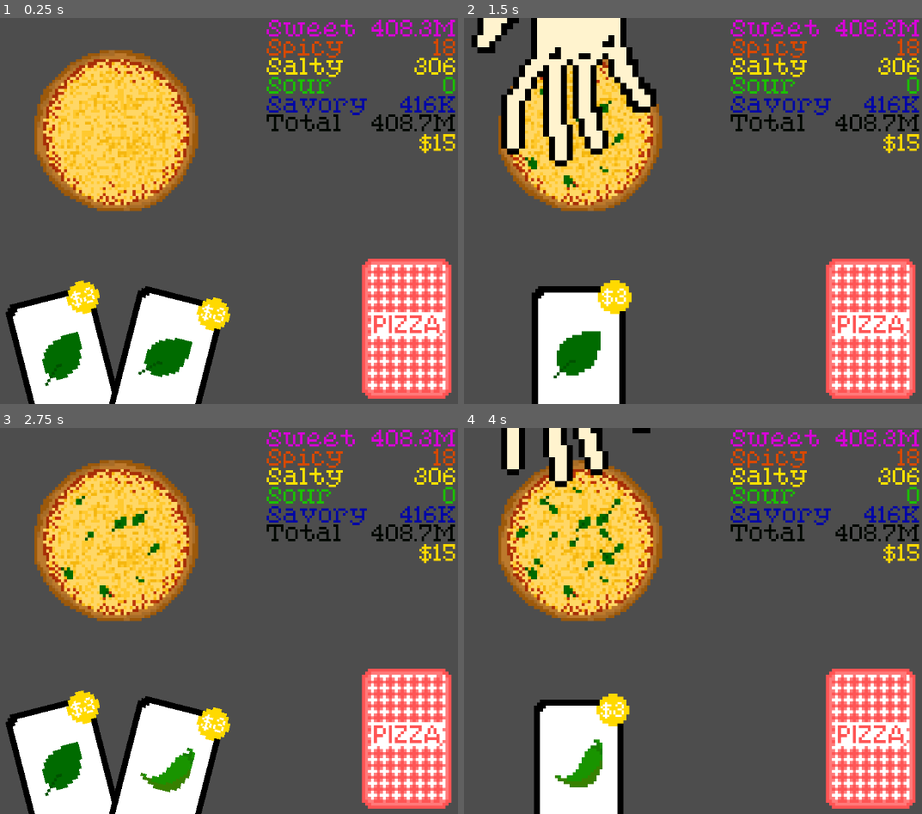
Above: before the commit, frames 1-4 (two rows, left to right).
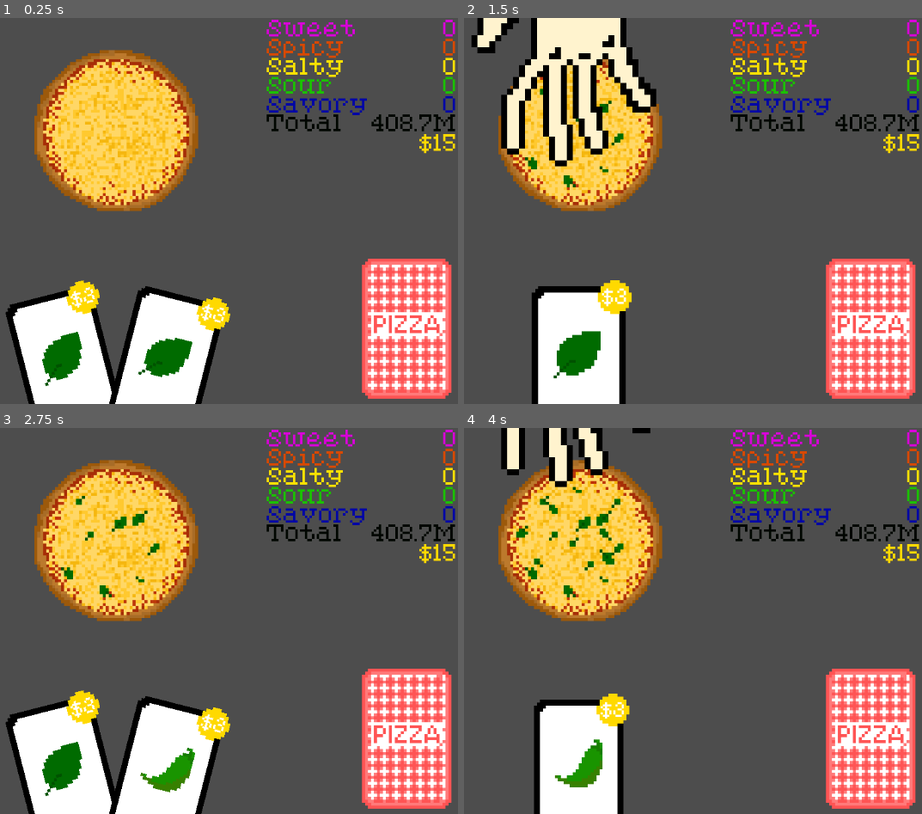
Above: after the commit, the same moments.

Repository: bstrong5923/Pizzatro
Game: Godot game, scene res://Scenes/Game.tscn
Two runs of this game, one before a commit and one after it. Both use one fixed random seed, a clock stepped at 60 frames per second and the inputs below.
Inputs (mouse positions are in pixels of both pictures, inside the frame that each line leads up to):
- Up to frame 1 (0.25 s): no input
- Up to frame 2 (1.5 s): tap Enter at 0.5 s; move the mouse to (528, 361) at 0.52 s; click (528, 361) at 0.67 s; move the mouse to (578, 357) at 1.27 s; click (578, 357) at 1.42 s
- Up to frame 3 (2.75 s): move the mouse to (403, 736) at 2.02 s; click (403, 736) at 2.17 s
- Up to frame 4 (4 s): tap Space at 2.75 s; move the mouse to (546, 698) at 2.77 s; click (546, 698) at 2.92 s; move the mouse to (784, 678) at 3.52 s; click (784, 678) at 3.67 s

The runs differ from the first frame. In frame 1, 0.8% of the frame differs, in the area x 81-100%, y 0-25%; in frame 2, 0.8%; in frame 3, 0.8%; in frame 4, 0.8%.

Commit message:
test changes

Diff:
--- a/Scenes/card_function.gd
+++ b/Scenes/card_function.gd
@@ -16,10 +16,10 @@
 
 # index of different flavors
 # 0 = sweet
-# 1 = savory
-# 2 = sour
-# 3 = spicy
-# 4 = salty
+# 1 = spicy
+# 2 = salty
+# 3 = sour
+# 4 = savory
 
 
 func set_card(i):
@@ -29,8 +29,8 @@
 
 	# pepperoni
 	if this_card == 0:
-		scor.add_points(3, 1)
-		#Score.add_points(2, 4)
+		scor.add_points(3, 2)
+		scor.add_points(2, 4)
 
 	# pineapple
 	if this_card == 1:
--- a/Scenes/money_and_points.tscn
+++ b/Scenes/money_and_points.tscn
@@ -39,7 +39,7 @@
 theme_override_colors/font_color = Color(0.8509804, 0, 0.8509804, 1)
 theme_override_fonts/font = ExtResource("1_534sb")
 theme_override_font_sizes/font_size = 36
-text = "408.3M"
+text = "0"
 horizontal_alignment = 2
 
 [node name="Spicy" type="Node2D" parent="Score"]
@@ -63,7 +63,7 @@
 theme_override_colors/font_color = Color(0.8509804, 0.28235295, 0, 1)
 theme_override_fonts/font = ExtResource("1_534sb")
 theme_override_font_sizes/font_size = 36
-text = "18"
+text = "0"
 horizontal_alignment = 2
 
 [node name="Salty" type="Node2D" parent="Score"]
@@ -87,7 +87,7 @@
 theme_override_colors/font_color = Color(0.98039216, 0.88235295, 0, 1)
 theme_override_fonts/font = ExtResource("1_534sb")
 theme_override_font_sizes/font_size = 36
-text = "306"
+text = "0"
 horizontal_alignment = 2
 
 [node name="Sour" type="Node2D" parent="Score"]
@@ -135,7 +135,7 @@
 theme_override_colors/font_color = Color(0, 0.023529412, 0.6509804, 1)
 theme_override_fonts/font = ExtResource("1_534sb")
 theme_override_font_sizes/font_size = 36
-text = "416K"
+text = "0"
 horizontal_alignment = 2
 
 [node name="Total" type="Node2D" parent="Score"]
--- a/Scenes/score.gd
+++ b/Scenes/score.gd
@@ -17,12 +17,17 @@
 func add_points(i, f):
 	print("add points called")
 	score = score + i
-	label_node = get_node_or_null("Salty/Count")
-	if label_node:
-		print("Hello!")
-	else:
-		print("nah")
-	$Salty/Count.text = "Hello!"
-	if label_node:
-		label_node.text = str(score)
-	#get_node("Salty/Count").text = "Hello!"
+	var scoreType
+	#shitty chain of ifs for now, will find better way to do this in the future
+	if (f == 0):
+		scoreType = "Sweet"
+	elif (f == 1):
+		scoreType = "Spicy"
+	elif (f == 2):
+		scoreType = "Salty"
+	elif (f == 3):
+		scoreType = "Sour"
+	elif (f == 4):
+		scoreType = "Savory"
+	label_node = get_node_or_null(str(scoreType) + "/Count")
+	label_node.text = str(score)
--- a/Scenes/score_visual.gd
+++ /dev/null
@@ -1 +0,0 @@
-extends Sprite2D
Not shown, removed: Scenes/score_visual.gd.uid
